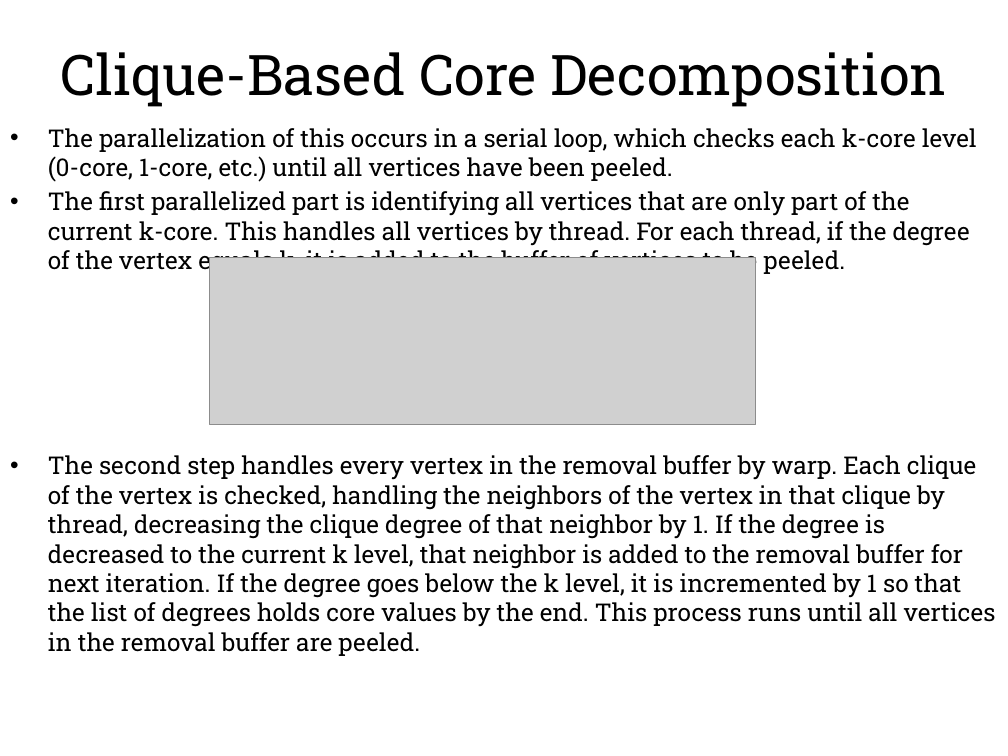
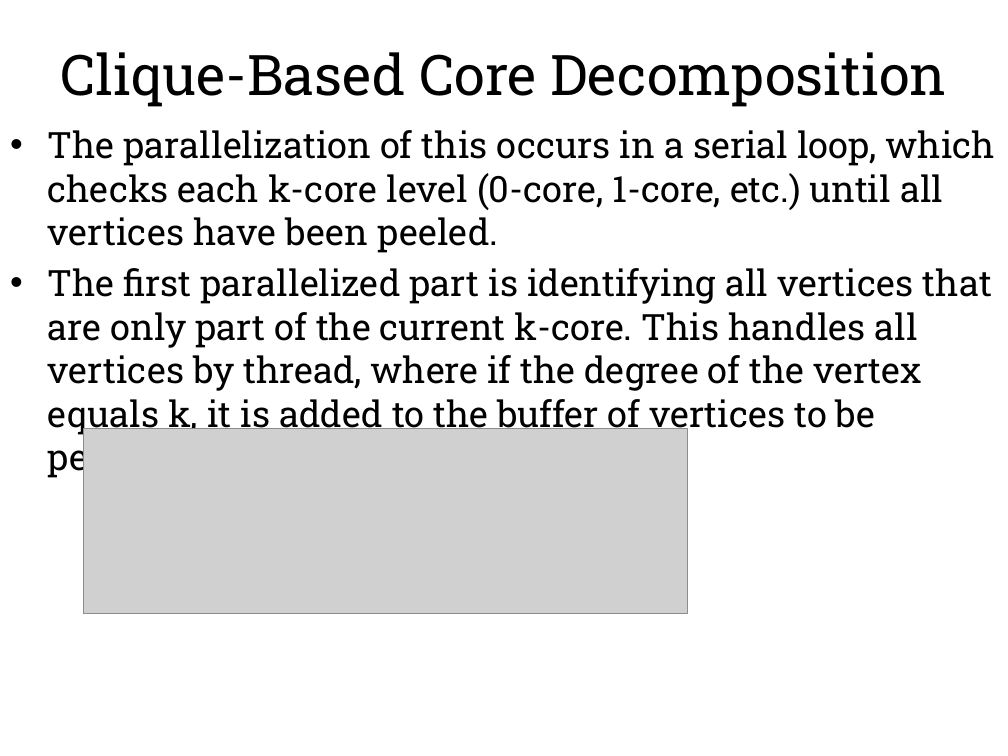
Before and after one commit to hgareau/DensestSubgraphDiscovery, a slide deck: slide 36 of Thesis Defense Presentation.pptx (slide 38 before the commit). Drawn at 1008x756 pixels with LibreOffice and Linux fonts; fonts in the diff are those of the drawing; grey boxes stand for pictures; background and template pictures are left out. Boxes give left, top, right and bottom in pixels: in the first picture for what was removed or moved away, otherwise in the second. Text is boxed around its words. In the diff, an @@ line names an element or a change of style, - is before the commit and + after.

Commit message:
Trimmed down and formatted Defense presentation.

```diff
--- a/Thesis Defense Presentation.pptx
+++ b/Thesis Defense Presentation.pptx
@@ text at bbox=[48, 130, 995, 253]: size 17.5 to 25.9 pt in "The parallelization of this occurs in a ..."; more space between paragraphs @@
@@ text at bbox=[48, 268, 992, 436]: text changed; size 17.5 to 25.9 pt @@
-• The first parallelized part is identifying all vertices that are only part of the current k-core. This handles all vertices by thread. For each thread, if the degree of the vertex equals k, it is added to the buffer of vertices to be peeled.
-• The second step handles every vertex in the removal buffer by warp. Each clique of the vertex is checked, handling the neighbors of the vertex in that clique by thread, decreasing the clique degree of that neighbor by 1. If the degree is decreased to the current k level, that neighbor is added to the removal buffer for next iteration. If the degree goes below the k level, it is incremented by 1 so that the list of degrees holds core values by the end. This process runs until all vertices in the removal buffer are peeled.
+• The first parallelized part is identifying all vertices that are only part of the current k-core. This handles all vertices by thread, where if the degree of the vertex equals k, it is added to the buffer of vertices to be peeled.
@@ picture: place and size @@
-picture at bbox=[210, 258, 756, 425]
+picture at bbox=[84, 428, 687, 613]
```
Also in this commit, not shown: 41 other slides changed, 5 slides added, 4 slides removed, 2 other files.
